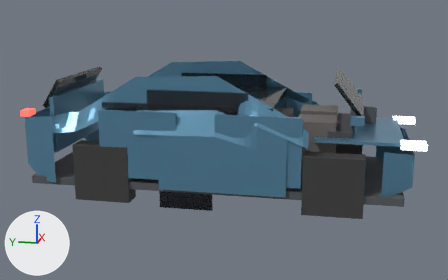
One commit to the glTF model assets/models/processed/suv_lod.glb: the scene before it, then after it.
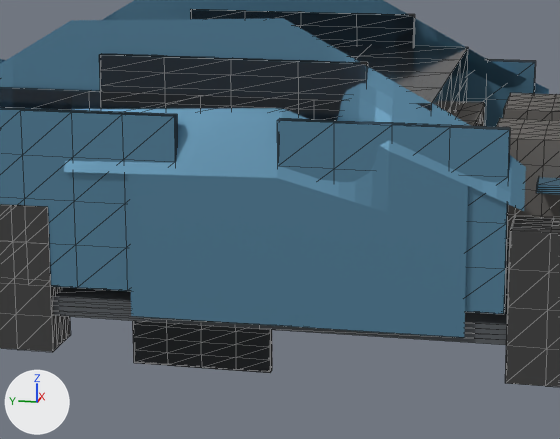
Each version is shown whole from a 50 mm camera at (-8.3, -1.69, 2.74) aimed at (0.0, -0.02, 0.66), then close up on the part from 24% to 72% of the width and 25% to 84% of the height. The axes (+X, +Y, +Z) are drawn at lower left. The lights are the same throughout. The first two pictures are the older version. The close-ups show mesh edges as thin lines. Where no turn or scale is listed for an object, it has been applied to the vertices.

The first close-up shows 'body_mesh', 'cab_mesh', 'door_fl_mesh', 'door_fr_mesh', 'door_rr_mesh', 'seat_r', 'tire_fr', 'tire_rr', 'trim_mesh', 'window_fixed_l', 'window_fixed_r', 'window_fl_mesh', 'window_rl_mesh', 'window_rr_mesh' and 3 more.
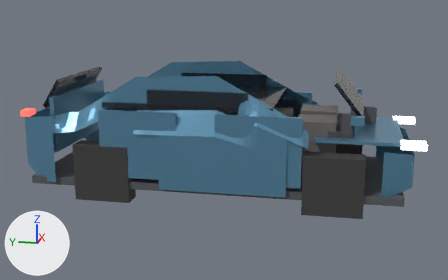
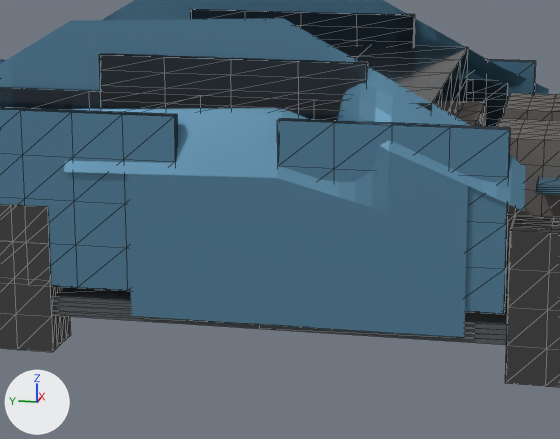
What differs and where, as boxes (x1, y1, x2, y2) in the close-ups (560 x 439 px):
'window_fl_mesh', moved
    before: (133, 321, 272, 372)
    after: (467, 79, 508, 127)

Diff of the bpy script that builds the scene:
```diff
--- a/assets/models/processed/suv_lod.glb.py
+++ b/assets/models/processed/suv_lod.glb.py
@@ ob_window_fl_mesh @@
 ob_window_fl_mesh.parent = ob_window_fl
-ob_window_fl_mesh.location = (-0.96, 1.72, -1.44)
+ob_window_fl_mesh.location = (-0.01, 0.54, -0.24)
 ob_window_fl_mesh.scale = (0.39, 0.39, 0.39)
@@ ob_window_fr_mesh @@
 ob_window_fr_mesh.parent = ob_window_fr
-ob_window_fr_mesh.location = (0.96, 1.72, -1.44)
+ob_window_fr_mesh.location = (0.01, 0.54, -0.24)
 ob_window_fr_mesh.scale = (0.39, 0.39, 0.39)
@@ ob_window_rl_mesh @@
 ob_window_rl_mesh.parent = ob_window_rl
-ob_window_rl_mesh.location = (-0.96, 0.11, -1.44)
+ob_window_rl_mesh.location = (-0.01, 0.51, -0.24)
 ob_window_rl_mesh.scale = (0.36, 0.36, 0.36)
@@ ob_window_rr_mesh @@
 ob_window_rr_mesh.parent = ob_window_rr
-ob_window_rr_mesh.location = (0.96, 0.11, -1.44)
+ob_window_rr_mesh.location = (0.01, 0.51, -0.24)
 ob_window_rr_mesh.scale = (0.36, 0.36, 0.36)
```
